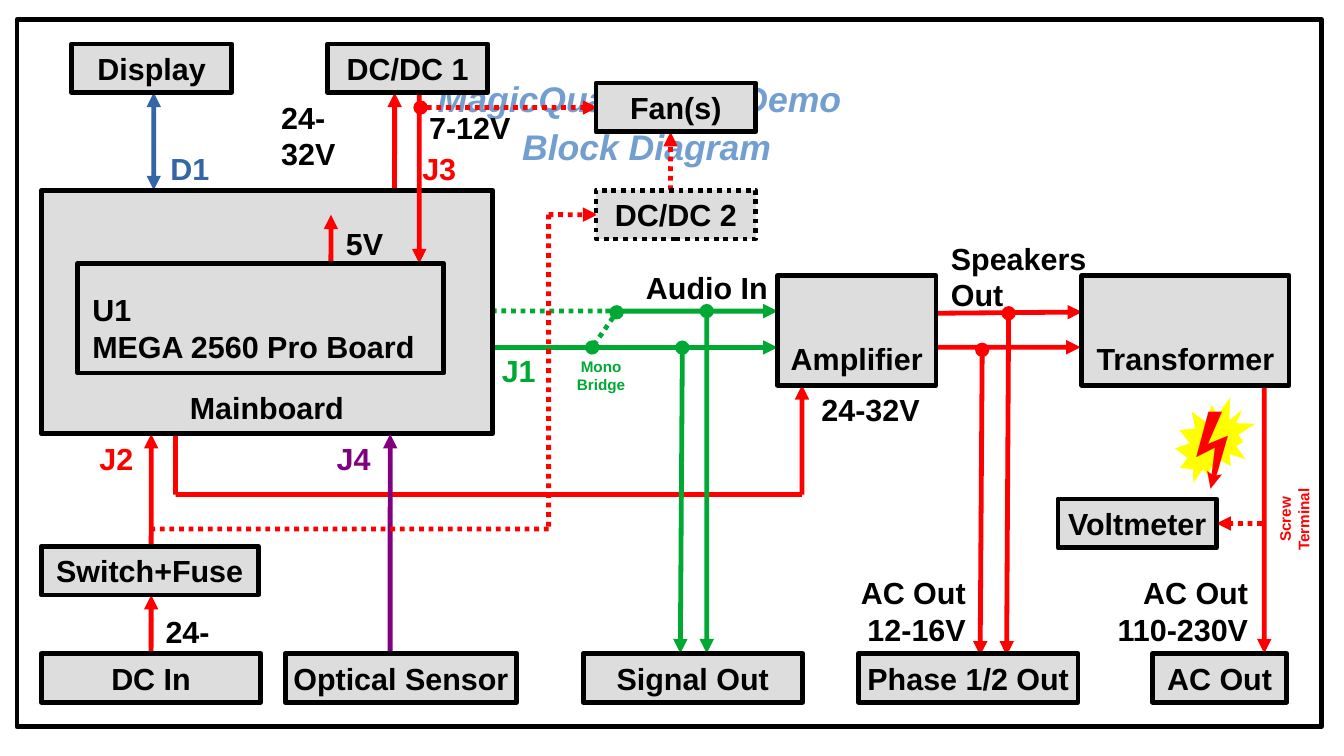
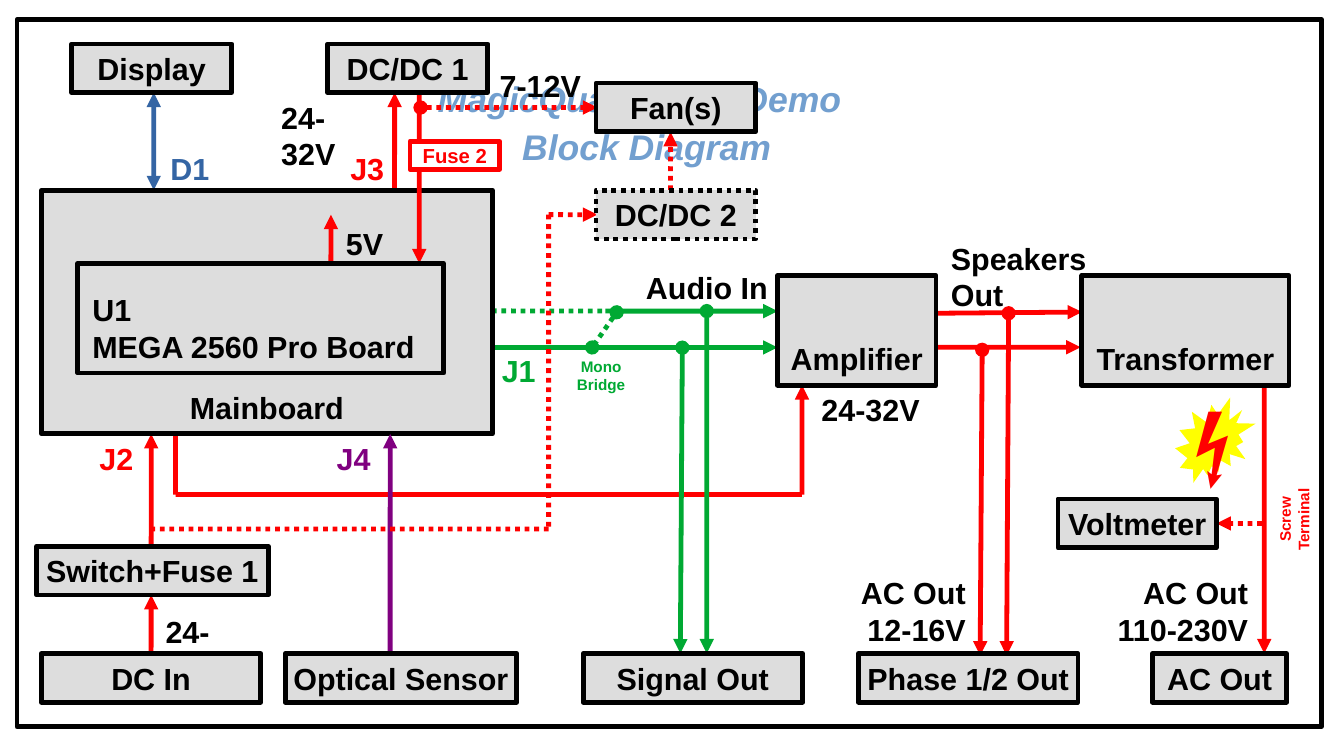
Before and after one commit to sebmate/MagicQuartz-TechDemo, a slide deck: slide 1 of src/Other/Block Diagram.odp. Drawn at 1344x756 pixels with LibreOffice and Linux fonts; fonts in the diff are those of the drawing. Boxes give left, top, right and bottom in pixels: in the first picture for what was removed or moved away, otherwise in the second. Text is boxed around its words. In the diff, an @@ line names an element or a change of style, - is before the commit and + after.

```diff
--- a/src/Other/Block Diagram.odp
+++ b/src/Other/Block Diagram.odp
@@ text "7-12V" rewrapped from bbox=[429, 115, 510, 139] to bbox=[500, 75, 581, 103] @@
@@ text "J3": place and size @@
-text "J3" at bbox=[422, 158, 456, 181]
+text "J3" at bbox=[350, 158, 384, 181]
@@ rectangle added at bbox=[410, 141, 500, 170], fill #FFFFFF, outline #FF0000 2.83 pt, 12 pt, text #FF0000, bold @@
+Fuse 2
@@ rectangle "Switch+Fuse 1": place and size @@
-rectangle "Switch+Fuse 1" at bbox=[41, 546, 259, 595]
+rectangle "Switch+Fuse 1" at bbox=[37, 546, 268, 595]
@@ text in rectangle at bbox=[46, 560, 258, 583]: text changed @@
-Switch+Fuse
+Switch+Fuse 1
```
Also in this commit, not shown: 8 other files.
